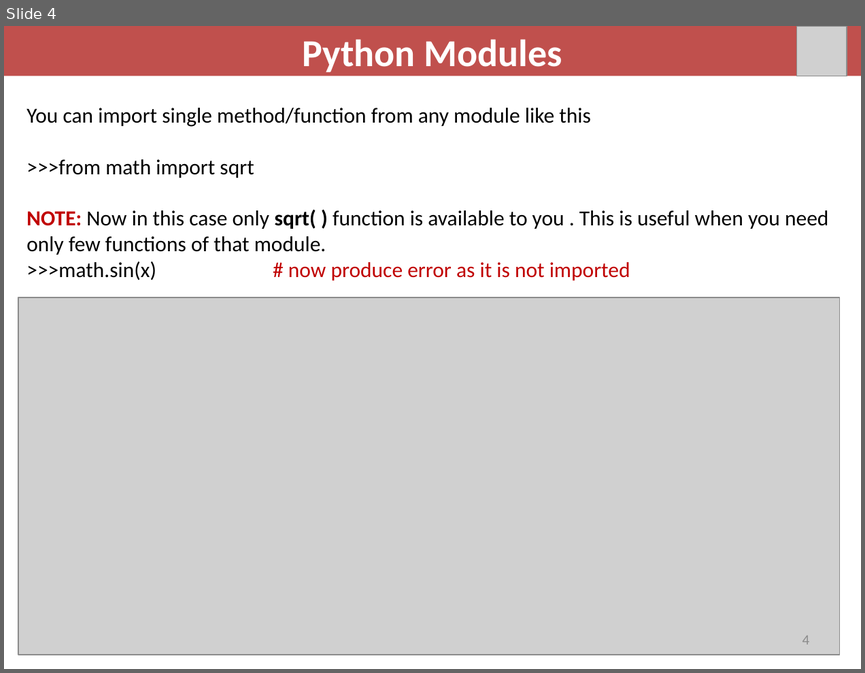
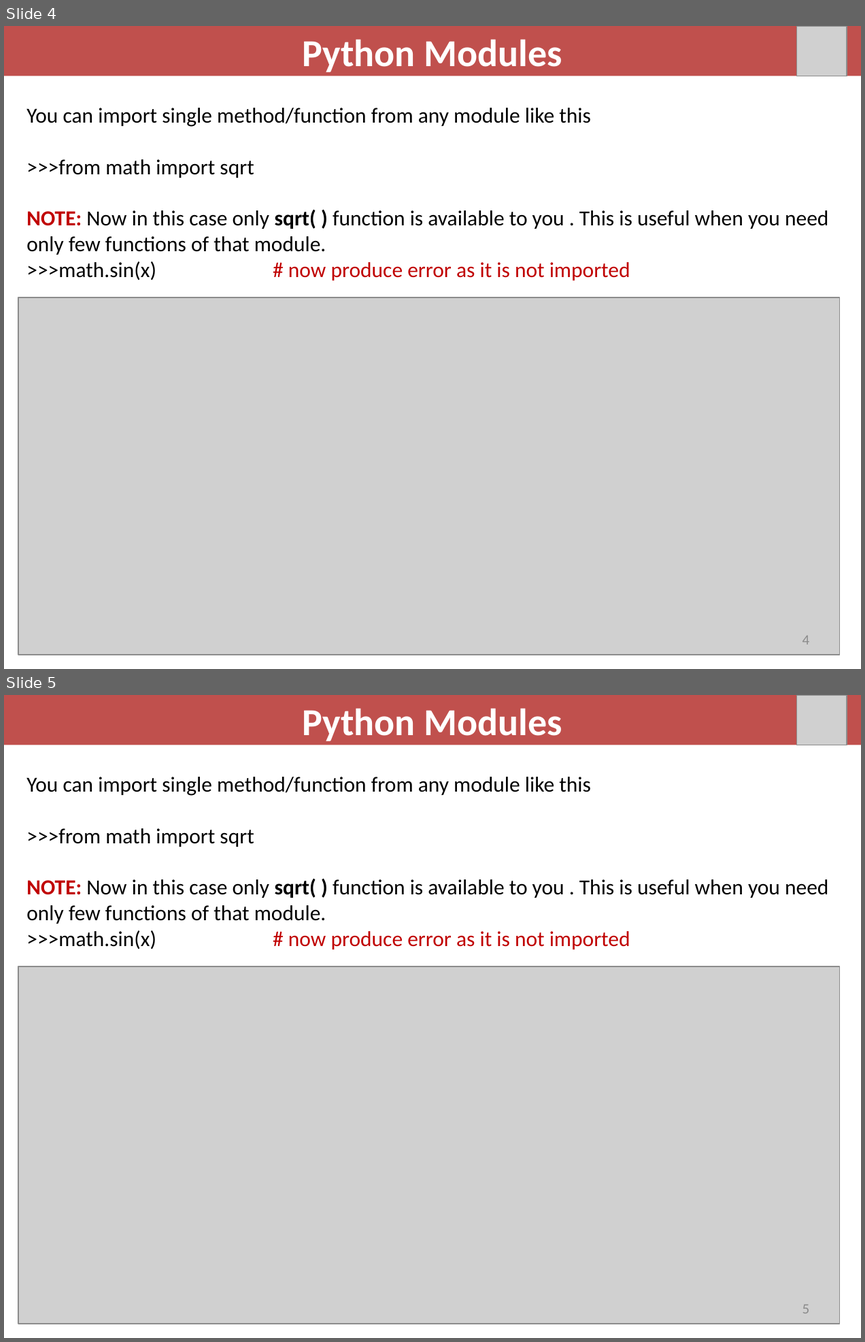
Before and after one commit to davcpscn/XI, a slide deck: Presentations/Python_moduels.pptx. Shown one above the other, each under a label of ours: slide 4 before the commit, slides 4 and 5 after it. The pictures are 865x673 and 865x1342 pixels, drawn with LibreOffice and Linux fonts; fonts in the diff are those of the drawing; grey boxes stand for pictures. Boxes give left, top, right and bottom in pixels: in the first picture for what was removed or moved away, otherwise in the second. Text is boxed around its words. In the diff, an @@ line names an element or a change of style, - is before the commit and + after.

```diff
--- a/Presentations/Python_moduels.pptx
+++ b/Presentations/Python_moduels.pptx
@@ slide 5 added at (x1=4, y1=695, x2=861, y2=1338), background #FFFFFF @@
@@ title added at (x1=4, y1=695, x2=861, y2=745), fill #C0504D, 32 pt, text #FFFFFF, bold @@
+Python Modules
@@ picture added at (x1=797, y1=695, x2=847, y2=745) @@
@@ text added at (x1=26, y1=777, x2=828, y2=949), 18 pt, text #000000 @@
+You can import single method/function from any module like this
+>>>from math import sqrt
+NOTE: Now in this case only sqrt( ) function is available to you . This is useful when you need only few functions of that module.
+>>>math.sin(x) # now produce error as it is not imported
@@ picture added at (x1=18, y1=966, x2=839, y2=1324) @@
@@ page number added at (x1=802, y1=1304, x2=810, y2=1313), 12 pt, text #8C8C8C @@
+5
```
Also in this commit, not shown: 2 slides changed, 3 other slides added, 9 other files.
